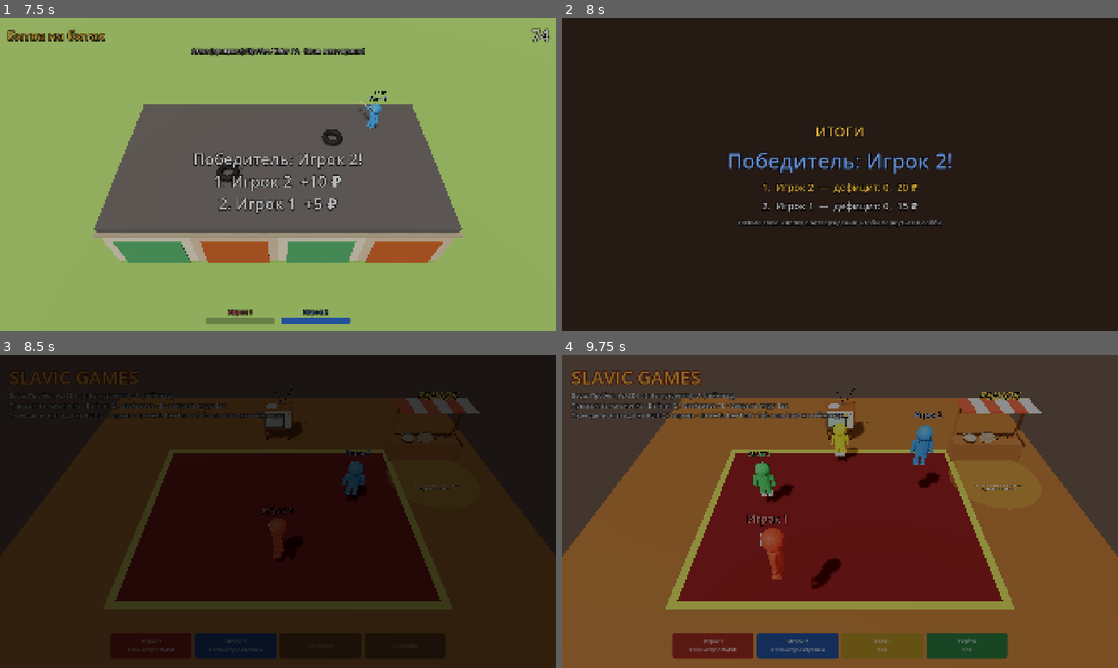
Above: before the commit, frames 1-4 (two rows, left to right).
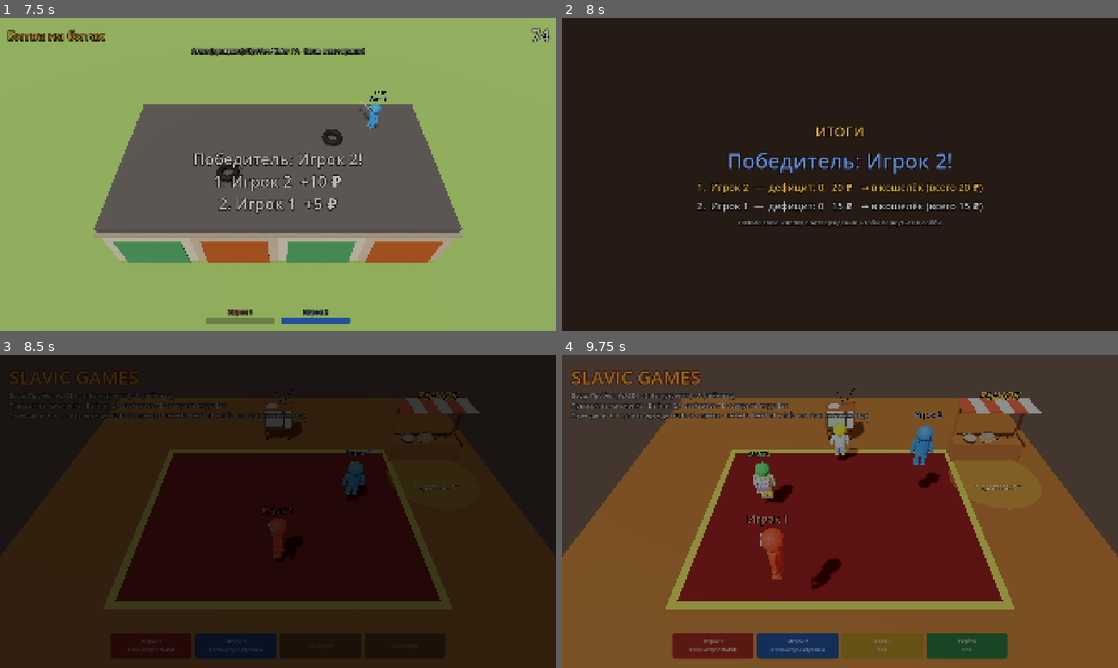
Above: after the commit, the same moments.

Repository: Gabrie1code/slavic-games
Game: Godot game, scene res://scenes/minigames/bat_battle/bat_battle.tscn
Two runs of this game, one before a commit and one after it. Both use one fixed random seed, a clock stepped at 60 frames per second and the inputs below. This scene is started directly instead of the project's main scene.
Inputs:
- Up to frame 1 (7.5 s): tap Enter at 0.5, 2, 2.85, 5.75 s; hold D 0.53-1.28 s; tap Tab at 0.6, 1.35, 2.3, 3.05, 3.8, 4.55, 5.3, 6.05, 6.6, 7.35 s; tap Space at 0.77, 1.25, 1.52, 3.02, 3.77, 4.52, 5, 6.02, 6.5, 6.77 s; hold S 1.28-2.03 s; hold D 2.03-2.78 s; tap E at 2.1 s; hold W 2.78-3.53 s; hold A 3.53-5.03 s; tap Keypad Enter at 3.6 s; tap Q at 4.35 s; hold S 5.03-5.78 s; tap Backspace at 5.1 s; hold D 5.78-6.53 s; tap Shift at 5.85 s; hold W 6.53-7.28 s; hold D from 7.28 s (still down)
- Up to frame 2 (8 s): keep holding D; tap Space at 7.52 s
- Up to frame 3 (8.5 s): release D at 8.03 s; hold S from 8.03 s (still down); tap E at 8.1 s; tap Tab at 8.3 s
- Up to frame 4 (9.75 s): release S at 8.78 s; hold A 8.78-9.53 s; tap Enter at 8.85 s; tap Space at 9.02 s; tap Tab at 9.05 s; hold W from 9.53 s (still down); tap Keypad Enter at 9.6 s

Frame 1 is identical in both runs. In frame 2, 1.4% of the frame differs, in the area x 24-76%, y 52-63%; in frame 3, 0.1%; in frame 4, 0.9%.

Commit message:
36 новых вещей, 6 слотов одежды, кошелёк и покупки на рынке
- Модели: 9 шапок, 8 курток, 7 штанов, 6 обуви, 6 аксессуаров
- Аксессуары разделены на «Лицо» и «Шея / спина»
- Цены: часть бесплатно, остальное за рубли (каталог в docs/COSMETICS.md)
- Профиль за устройством: наряд, кошелёк, купленные вещи (user://profile.cfg)
- Рубли из партии уходят в кошелёк на экране итогов
- Рынок: примерка любой вещи, покупка кнопкой подтверждения
- F9 в лобби: +500 ₽ для тестов

Co-Authored-By: Claude Opus 5.5 <noreply@anthropic.com>
Claude-Session: https://claude.ai/code/session_01D8uwbRJurrt4bqrYm2joHC

Diff:
--- a/autoload/player_manager.gd
+++ b/autoload/player_manager.gd
@@ -8,8 +8,9 @@
 
 ## Партия и мини-игры рассчитаны на 1–4 игроков (пустые места позже займут боты).
 const MAX_PLAYERS := 4
-## Файл с нарядами игроков (в папке сохранений пользователя).
-const OUTFITS_PATH := "user://outfits.cfg"
+## Профили игроков (в папке сохранений пользователя): наряд, кошелёк, купленные вещи.
+## Профиль привязан к устройству: левая/правая клавиатура, конкретный геймпад.
+const PROFILE_PATH := "user://profile.cfg"
 
 ## Цвета игроков по слотам.
 const SLOT_COLORS: Array[Color] = [
@@ -85,26 +86,71 @@
 	return p
 
 
-## Сохранить наряд игрока (привязан к его устройству).
+# ---------------- Профиль: наряд, кошелёк, покупки ----------------
+
+## Сохранить наряд игрока.
 func save_outfit(p: PlayerData) -> void:
-	if p.device_key() == "":
-		return
-	var config := ConfigFile.new()
-	config.load(OUTFITS_PATH) # если файла нет — начнём с пустого
-	config.set_value("outfits", p.device_key(), p.outfit)
-	config.save(OUTFITS_PATH)
-
-
+	_profile_set(p, "outfits", p.outfit)
+
+
+## Загрузить наряд по ключу устройства. Ненайденные и некупленные вещи пропускаем.
 func load_outfit(key: String) -> Dictionary:
-	var config := ConfigFile.new()
-	if key == "" or config.load(OUTFITS_PATH) != OK:
-		return {}
-	var outfit: Dictionary = config.get_value("outfits", key, {})
-	# Вещи, которых больше нет в каталоге, пропускаем.
+	var outfit: Dictionary = _profile_get(key, "outfits", {})
+	var owned: Array = _profile_get(key, "owned", [])
 	for slot: int in outfit.keys():
-		if not Cosmetics.ITEMS.has(outfit[slot]):
+		var id: String = outfit[slot]
+		if not Cosmetics.ITEMS.has(id) or not (Cosmetics.is_free(id) or owned.has(id)):
 			outfit.erase(slot)
 	return outfit
+
+
+## Рубли в кошельке игрока (копятся между партиями).
+func wallet(p: PlayerData) -> int:
+	return _profile_get(p.device_key(), "wallet", 0)
+
+
+func add_to_wallet(p: PlayerData, amount: int) -> void:
+	if p.is_bot() or p.device_key() == "":
+		return
+	_profile_set(p, "wallet", maxi(0, wallet(p) + amount))
+
+
+## Есть ли у игрока вещь (бесплатные есть у всех, боты носят что угодно).
+func owns(p: PlayerData, id: String) -> bool:
+	if p.is_bot() or Cosmetics.is_free(id):
+		return true
+	var owned: Array = _profile_get(p.device_key(), "owned", [])
+	return owned.has(id)
+
+
+## Купить вещь. Возвращает true, если получилось.
+func buy(p: PlayerData, id: String) -> bool:
+	if owns(p, id):
+		return true
+	var cost := Cosmetics.price(id)
+	if wallet(p) < cost or p.device_key() == "":
+		return false
+	var owned: Array = _profile_get(p.device_key(), "owned", [])
+	owned.append(id)
+	_profile_set(p, "owned", owned)
+	_profile_set(p, "wallet", wallet(p) - cost)
+	return true
+
+
+func _profile_get(key: String, section: String, default: Variant) -> Variant:
+	var config := ConfigFile.new()
+	if key == "" or config.load(PROFILE_PATH) != OK:
+		return default
+	return config.get_value(section, key, default)
+
+
+func _profile_set(p: PlayerData, section: String, value: Variant) -> void:
+	if p.device_key() == "":
+		return
+	var config := ConfigFile.new()
+	config.load(PROFILE_PATH) # если файла нет — начнём с пустого
+	config.set_value(section, p.device_key(), value)
+	config.save(PROFILE_PATH)
 
 
 func free_slots() -> int:
--- a/scenes/lobby/local_lobby.gd
+++ b/scenes/lobby/local_lobby.gd
@@ -13,8 +13,8 @@
 const MARKET_POS := Vector3(7.0, 0.0, -1.6)
 const MARKET_RADIUS := 2.0
 const WARDROBE_SLOTS: Array[int] = [
-	Cosmetics.Slot.HAT, Cosmetics.Slot.JACKET, Cosmetics.Slot.PANTS,
-	Cosmetics.Slot.SHOES, Cosmetics.Slot.ACCESSORY,
+	Cosmetics.Slot.HAT, Cosmetics.Slot.FACE, Cosmetics.Slot.JACKET,
+	Cosmetics.Slot.PANTS, Cosmetics.Slot.SHOES, Cosmetics.Slot.NECK,
 ]
 
 var _characters: Dictionary = {} # PlayerData.id -> персонаж
@@ -64,6 +64,9 @@
 			return
 		if key.physical_keycode == KEY_TAB:
 			_start_match()
+			return
+		if key.physical_keycode == KEY_F9:
+			_test_add_money()
 			return
 		if _bot_dialog.visible:
 			return
@@ -115,6 +118,14 @@
 
 # ---------------- Рынок и гардероб ----------------
 
+## ДЛЯ ТЕСТОВ (убрать перед релизом): F9 — всем живым игрокам +500 ₽.
+func _test_add_money() -> void:
+	for p in PlayerManager.players:
+		PlayerManager.add_to_wallet(p, 500)
+		if _wardrobes.has(p.id):
+			_update_wardrobe(p)
+
+
 func _is_at_market(p: PlayerData) -> bool:
 	if not _characters.has(p.id):
 		return false
@@ -136,22 +147,39 @@
 	style.set_corner_radius_all(12)
 	style.set_content_margin_all(14)
 	panel.add_theme_stylebox_override("panel", style)
-	panel.custom_minimum_size = Vector2(430, 0)
-	# Окна разных игроков — друг под другом у правого края.
-	panel.position = Vector2(get_viewport().get_visible_rect().size.x - 460, 150 + p.slot * 215)
+	panel.custom_minimum_size = Vector2(440, 0)
+	# Окна игроков — сеткой 2×2 у правого края.
+	var screen_width := get_viewport().get_visible_rect().size.x
+	panel.position = Vector2(screen_width - 470 - (p.slot % 2) * 455, 130 + (p.slot / 2) * 390)
 	var label := Label.new()
 	label.add_theme_font_size_override("font_size", 20)
 	panel.add_child(label)
 	_ui.add_child(panel)
-	_wardrobes[p.id] = {"panel": panel, "label": label, "row": 0}
+	# saved — наряд до примерки: при выходе некупленные вещи вернутся к нему.
+	_wardrobes[p.id] = {
+		"panel": panel, "label": label, "row": 0, "message": "", "saved": p.outfit.duplicate(),
+	}
 	_update_wardrobe(p)
 
 
 func _close_wardrobe(p: PlayerData) -> void:
 	if not _wardrobes.has(p.id):
 		return
-	(_wardrobes[p.id]["panel"] as Node).queue_free()
+	var state: Dictionary = _wardrobes[p.id]
+	(state["panel"] as Node).queue_free()
 	_wardrobes.erase(p.id)
+	# Примеренные, но не купленные вещи снимаем — возвращаем то, что было.
+	var saved: Dictionary = state["saved"]
+	for slot: int in WARDROBE_SLOTS:
+		var id: String = p.outfit.get(slot, "")
+		if not PlayerManager.owns(p, id):
+			var back: String = saved.get(slot, "")
+			if back == "":
+				p.outfit.erase(slot)
+			else:
+				p.outfit[slot] = back
+			if _characters.has(p.id):
+				(_characters[p.id] as PlayerCharacter).wear(slot, back)
 	PlayerManager.save_outfit(p)
 	if _characters.has(p.id):
 		(_characters[p.id] as PlayerCharacter).input_enabled = true
@@ -162,22 +190,33 @@
 		_close_wardrobe(p)
 
 
-## Вверх/вниз — выбор вещи (шапка, куртка...), влево/вправо — листать, подтвердить/отмена — готово.
+## Вверх/вниз — слот, влево/вправо — листать (примерка).
+## Подтвердить: на закрытой вещи — купить, иначе — готово. Отмена — выйти.
 func _process_wardrobe(p: PlayerData) -> void:
 	var state: Dictionary = _wardrobes[p.id]
-	if p.input.is_just_pressed("confirm") or p.input.is_just_pressed("cancel"):
+	var row: int = state["row"]
+	var slot := WARDROBE_SLOTS[row]
+	var current: String = p.outfit.get(slot, "")
+	if p.input.is_just_pressed("cancel"):
 		_close_wardrobe(p)
 		return
-	var row: int = state["row"]
-	if p.input.is_just_pressed("move_up"):
+	if p.input.is_just_pressed("confirm"):
+		if PlayerManager.owns(p, current):
+			_close_wardrobe(p)
+			return
+		if PlayerManager.buy(p, current):
+			state["message"] = "Куплено: %s!" % Cosmetics.item_name(current)
+		else:
+			state["message"] = "Не хватает рублей: нужно %d ₽" % Cosmetics.price(current)
+	elif p.input.is_just_pressed("move_up"):
 		state["row"] = posmod(row - 1, WARDROBE_SLOTS.size())
+		state["message"] = ""
 	elif p.input.is_just_pressed("move_down"):
 		state["row"] = posmod(row + 1, WARDROBE_SLOTS.size())
+		state["message"] = ""
 	elif p.input.is_just_pressed("move_left") or p.input.is_just_pressed("move_right"):
-		var slot := WARDROBE_SLOTS[row]
 		var options: Array[String] = [""]
 		options.append_array(Cosmetics.items_for_slot(slot as Cosmetics.Slot))
-		var current: String = p.outfit.get(slot, "")
 		var step := -1 if p.input.is_just_pressed("move_left") else 1
 		var next_id := options[posmod(options.find(current) + step, options.size())]
 		if next_id == "":
@@ -185,6 +224,7 @@
 		else:
 			p.outfit[slot] = next_id
 		(_characters[p.id] as PlayerCharacter).wear(slot, next_id)
+		state["message"] = ""
 	else:
 		return
 	_update_wardrobe(p)
@@ -192,14 +232,26 @@
 
 func _update_wardrobe(p: PlayerData) -> void:
 	var state: Dictionary = _wardrobes[p.id]
-	var lines: PackedStringArray = ["%s — рынок" % p.display_name, ""]
+	var lines: PackedStringArray = [
+		"%s — рынок         Кошелёк: %d ₽" % [p.display_name, PlayerManager.wallet(p)], "",
+	]
 	for i in WARDROBE_SLOTS.size():
 		var slot := WARDROBE_SLOTS[i]
-		var item := Cosmetics.item_name(p.outfit.get(slot, ""))
+		var id: String = p.outfit.get(slot, "")
+		var label := Cosmetics.item_name(id)
+		if not PlayerManager.owns(p, id):
+			label += "  [%d ₽]" % Cosmetics.price(id)
 		var marker := "▶ " if i == state["row"] else "   "
-		lines.append("%s%s:  ◀ %s ▶" % [marker, Cosmetics.SLOT_NAMES[slot], item])
+		lines.append("%s%s:  ◀ %s ▶" % [marker, Cosmetics.SLOT_NAMES[slot], label])
 	lines.append("")
-	lines.append("вверх/вниз — вещь, влево/вправо — листать, подтвердить — готово")
+	var row_id: String = p.outfit.get(WARDROBE_SLOTS[state["row"]], "")
+	if not PlayerManager.owns(p, row_id):
+		lines.append("Примерка. Подтвердить — купить за %d ₽" % Cosmetics.price(row_id))
+	else:
+		lines.append("вверх/вниз — слот, влево/вправо — листать")
+		lines.append("подтвердить — готово")
+	if state["message"] != "":
+		lines.append(state["message"])
 	(state["label"] as Label).text = "\n".join(lines)
 
 
@@ -223,7 +275,7 @@
 		_add_box(market, Vector3(0.55, 0.08, 1.4), Vector3(-1.38 + i * 0.55, 2.62, -2.0),
 			red if i % 2 == 0 else white, false)
 	# На прилавке выложен товар.
-	for item_info in [["hat_kepka", -0.8], ["hat_ushanka", 0.0], ["acc_glasses_drops", 0.8]]:
+	for item_info in [["hat_kepka", -0.8], ["hat_ushanka", 0.0], ["face_glasses_drops", 0.8]]:
 		var item := Cosmetics.load_item(item_info[0]).instantiate() as Node3D
 		item.position = Vector3(item_info[1], -0.45, -1.9)
 		market.add_child(item)
@@ -378,7 +430,7 @@
 	var hint := Label.new()
 	hint.text = ("Вход: Пробел (WASD) · Enter (стрелки) · A (геймпад)\n"
 		+ "Прыжок: та же кнопка · Выйти: Q / Backspace / B · Закрыть игру: Esc\n"
-		+ "Переодеться: зайди на РЫНОК справа · НАЧАТЬ ПАРТИЮ: Tab или Start на геймпаде")
+		+ "Переодеться и купить одежду: РЫНОК справа · НАЧАТЬ ПАРТИЮ: Tab или Start на геймпаде")
 	hint.add_theme_font_size_override("font_size", 22)
 	hint.add_theme_color_override("font_outline_color", Color.BLACK)
 	hint.add_theme_constant_override("outline_size", 8)
--- a/scenes/results/results.gd
+++ b/scenes/results/results.gd
@@ -34,6 +34,10 @@
 		var s := MatchState.get_stats(p)
 		var color := PLACE_COLORS[mini(i, PLACE_COLORS.size() - 1)]
 		var line := "%d.  %s  —  дефицит: %d,  %d ₽" % [i + 1, p.display_name, s.deficit, s.coins]
+		# Рубли из партии уходят в кошелёк игрока — на них покупают одежду на рынке.
+		if not p.is_bot():
+			PlayerManager.add_to_wallet(p, s.coins)
+			line += "   → в кошелёк (всего %d ₽)" % PlayerManager.wallet(p)
 		column.add_child(_label(line, 34, color))
 
 	var hint := "Нажми свою кнопку подтверждения, чтобы вернуться в лобби"
--- a/scripts/core/cosmetics.gd
+++ b/scripts/core/cosmetics.gd
@@ -3,30 +3,79 @@
 ## Каталог одежды персонажа.
 ##
 ## Каждая вещь — .glb из tools/blender/character.py (имя файла = id вещи).
-## В нём куски с именами частей тела
-## (Head, Torso, ArmL, ArmR, LegL, LegR). Материал "Primary" красится в цвет игрока.
+## В нём куски с именами частей тела (Head, Torso, ArmL, ArmR, LegL, LegR).
+## Материал "Primary" красится в цвет игрока.
+##
+## Как открываются вещи:
+##   price = 0  — доступна сразу;
+##   price > 0  — покупается на рынке за рубли из кошелька;
+##   (позже) "achievement": id — открывается за достижение.
 ## Чтобы добавить вещь: сделать её в Blender-скрипте и дописать сюда одну строку.
 
-enum Slot { HAT, JACKET, PANTS, SHOES, ACCESSORY }
+enum Slot { HAT, FACE, JACKET, PANTS, SHOES, NECK }
 
 const SLOT_NAMES := {
 	Slot.HAT: "Шапка",
-	Slot.JACKET: "Куртка",
+	Slot.FACE: "Лицо",
+	Slot.JACKET: "Верх",
 	Slot.PANTS: "Штаны",
 	Slot.SHOES: "Обувь",
-	Slot.ACCESSORY: "Аксессуар",
+	Slot.NECK: "Шея / спина",
 }
 
 const DIR := "res://assets/models/character/cosmetics/"
 
-## id вещи -> слот и название. Модель: DIR + id + ".glb".
+## id вещи -> слот, название, цена в рублях (0 = бесплатно).
 const ITEMS := {
-	"hat_kepka": {"slot": Slot.HAT, "name": "Кепарик"},
-	"hat_ushanka": {"slot": Slot.HAT, "name": "Ушанка"},
-	"jacket_abibas": {"slot": Slot.JACKET, "name": "Олимпийка «Абибас»"},
-	"pants_abibas": {"slot": Slot.PANTS, "name": "Треники «Абибас»"},
-	"shoes_kedy": {"slot": Slot.SHOES, "name": "Кеды"},
-	"acc_glasses_drops": {"slot": Slot.ACCESSORY, "name": "Очки-капельки"},
+	# Шапки
+	"hat_kepka": {"slot": Slot.HAT, "name": "Кепарик", "price": 0},
+	"hat_petushok": {"slot": Slot.HAT, "name": "Шапка-«петушок»", "price": 0},
+	"hat_panama": {"slot": Slot.HAT, "name": "Панама", "price": 0},
+	"hat_pompom": {"slot": Slot.HAT, "name": "Шапка с помпоном", "price": 0},
+	"hat_pilotka": {"slot": Slot.HAT, "name": "Пилотка", "price": 100},
+	"hat_tubeteika": {"slot": Slot.HAT, "name": "Тюбетейка", "price": 100},
+	"hat_hardhat": {"slot": Slot.HAT, "name": "Каска строителя", "price": 100},
+	"hat_fedora": {"slot": Slot.HAT, "name": "Фетровая шляпа", "price": 150},
+	"hat_curlers": {"slot": Slot.HAT, "name": "Бигуди с платком", "price": 150},
+	"hat_bandana": {"slot": Slot.HAT, "name": "Бандана бандита", "price": 200},
+	"hat_ushanka": {"slot": Slot.HAT, "name": "Ушанка", "price": 250},
+	# Лицо
+	"face_mustache": {"slot": Slot.FACE, "name": "Усы", "price": 0},
+	"face_unibrow": {"slot": Slot.FACE, "name": "Монобровь", "price": 0},
+	"face_glasses_drops": {"slot": Slot.FACE, "name": "Очки-капельки", "price": 150},
+	"face_terminator": {"slot": Slot.FACE, "name": "Очки «Терминатор»", "price": 250},
+	# Верх
+	"jacket_abibas": {"slot": Slot.JACKET, "name": "Олимпийка «Абибас»", "price": 0},
+	"jacket_alkogolichka": {"slot": Slot.JACKET, "name": "Майка-алкоголичка", "price": 0},
+	"jacket_pioneer": {"slot": Slot.JACKET, "name": "Пионерская рубашка", "price": 0},
+	"jacket_granny": {"slot": Slot.JACKET, "name": "Бабушкина кофта", "price": 100},
+	"jacket_varenka": {"slot": Slot.JACKET, "name": "Джинсовка-варёнка", "price": 150},
+	"jacket_seller_robe": {"slot": Slot.JACKET, "name": "Халат продавщицы", "price": 150},
+	"jacket_dutik": {"slot": Slot.JACKET, "name": "Пуховик-«дутик»", "price": 200},
+	"jacket_kosuha": {"slot": Slot.JACKET, "name": "Кожанка-косуха", "price": 300},
+	"jacket_blazer": {"slot": Slot.JACKET, "name": "Пиджак с подплечниками", "price": 300},
+	# Штаны
+	"pants_abibas": {"slot": Slot.PANTS, "name": "Треники «Абибас»", "price": 0},
+	"pants_school": {"slot": Slot.PANTS, "name": "Брюки со стрелками", "price": 0},
+	"pants_pe_shorts": {"slot": Slot.PANTS, "name": "Шорты физрука", "price": 0},
+	"pants_sharovary": {"slot": Slot.PANTS, "name": "Шаровары", "price": 100},
+	"pants_family": {"slot": Slot.PANTS, "name": "Семейники в горошек", "price": 100},
+	"pants_klesh": {"slot": Slot.PANTS, "name": "Брюки клёш", "price": 150},
+	"pants_camo": {"slot": Slot.PANTS, "name": "Камуфляж", "price": 150},
+	"pants_overalls": {"slot": Slot.PANTS, "name": "Рабочий комбинезон", "price": 200},
+	# Обувь
+	"shoes_kedy": {"slot": Slot.SHOES, "name": "Кеды", "price": 0},
+	"shoes_galoshi": {"slot": Slot.SHOES, "name": "Галоши", "price": 0},
+	"shoes_slippers": {"slot": Slot.SHOES, "name": "Шлёпанцы с носками", "price": 0},
+	"shoes_valenki": {"slot": Slot.SHOES, "name": "Валенки", "price": 100},
+	"shoes_rubber_boots": {"slot": Slot.SHOES, "name": "Резиновые сапоги", "price": 100},
+	"shoes_platform": {"slot": Slot.SHOES, "name": "Туфли на платформе", "price": 200},
+	"shoes_pumba": {"slot": Slot.SHOES, "name": "Кроссовки «Пумба»", "price": 250},
+	# Шея и спина
+	"neck_whistle": {"slot": Slot.NECK, "name": "Свисток физрука", "price": 100},
+	"back_ranets": {"slot": Slot.NECK, "name": "Школьный ранец", "price": 100},
+	"back_bag": {"slot": Slot.NECK, "name": "Челночная сумка", "price": 200},
+	"neck_gold_chain": {"slot": Slot.NECK, "name": "Золотая цепь", "price": 400},
 }
 
 
@@ -43,6 +92,14 @@
 	return ITEMS[id]["name"] if ITEMS.has(id) else "Ничего"
 
 
+static func price(id: String) -> int:
+	return ITEMS[id]["price"] if ITEMS.has(id) else 0
+
+
+static func is_free(id: String) -> bool:
+	return id == "" or price(id) == 0
+
+
 static func load_item(id: String) -> PackedScene:
 	return load(DIR + id + ".glb") as PackedScene
 
@@ -52,6 +109,6 @@
 	var outfit := {}
 	for slot: Slot in SLOT_NAMES:
 		var options := items_for_slot(slot)
-		if not options.is_empty() and randf() < 0.7:
+		if not options.is_empty() and randf() < 0.6:
 			outfit[slot] = options.pick_random()
 	return outfit
Binary file removed: assets/models/character/cosmetics/acc_glasses_drops.glb
Binary file added: assets/models/character/cosmetics/back_bag.glb
Binary file added: assets/models/character/cosmetics/back_ranets.glb
Binary file added: assets/models/character/cosmetics/face_glasses_drops.glb
Binary file added: assets/models/character/cosmetics/face_mustache.glb
Binary file added: assets/models/character/cosmetics/face_terminator.glb
Binary file added: assets/models/character/cosmetics/face_unibrow.glb
Binary file added: assets/models/character/cosmetics/hat_bandana.glb
Binary file added: assets/models/character/cosmetics/hat_curlers.glb
Binary file added: assets/models/character/cosmetics/hat_fedora.glb
Binary file added: assets/models/character/cosmetics/hat_hardhat.glb
Binary file changed: assets/models/character/cosmetics/hat_kepka.glb
(and 38 more such lines)
